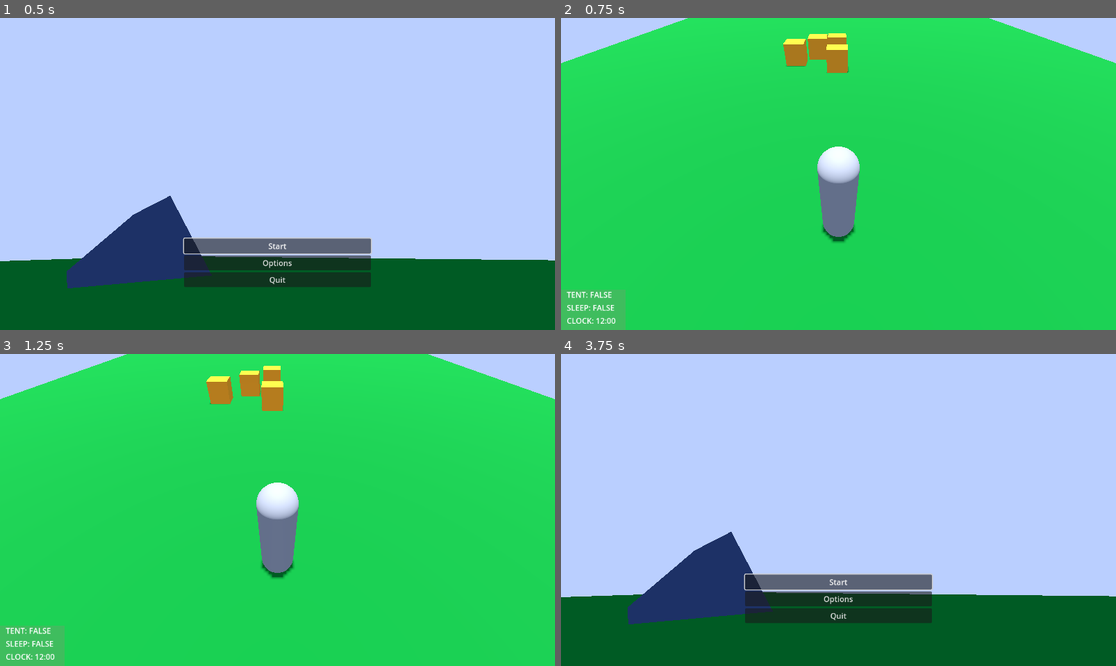
Above: before the commit, frames 1-4 (two rows, left to right).
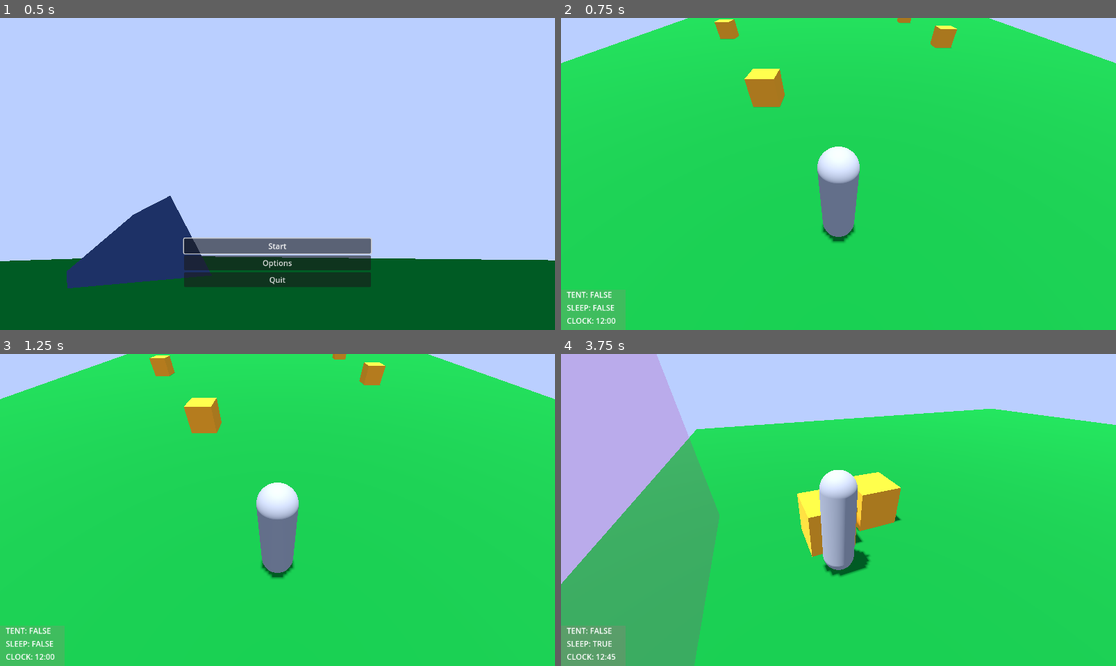
Above: after the commit, the same moments.

Repository: Wake1st/CritterCamper
Game: Godot game, scene res://game_manager.tscn
The game is run twice, just before and just after one commit, with the same random seed, the same clock (stepped at 60 frames per second) and the same inputs.
Inputs (mouse positions are in pixels of both pictures, inside the frame that each line leads up to):
- Up to frame 1 (0.5 s): no input
- Up to frame 2 (0.75 s): click "Start" at 0.5 s
- Up to frame 3 (1.25 s): no input
- Up to frame 4 (3.75 s): move the mouse to (960, 494) at 1.27 s; hold D (right) 1.28-2 s; tap E (action) at 1.35 s; click "Start" at 2 s; move the mouse to (727, 525) at 2.77 s; hold S (backward) 2.78-3.53 s; tap Z (sleep) at 2.85 s; move the mouse to (894, 441) at 3.52 s; hold D (right) from 3.53 s (still down); tap Q (undo_action) at 3.6 s

Frame 1 is identical in both runs. In frame 2, 2.4% of the frame differs, in the area x 27-72%, y 0-29%; in frame 3, 2.4%; in frame 4, 83%, in the area x 0-100%, y 0-100%.

Commit message:
fix/11pm-clock-nan

Diff:
--- a/clock.gd
+++ b/clock.gd
@@ -30,9 +30,11 @@
 		tickGap = 0.0
 
 		var timeLeft = (ceili(time_left)/secPerDay)*hourPerDay
+		print(timeLeft)
+		var hoursLeft = int(timeLeft)
+		hoursLeft = 12 if hoursLeft == 0 else hoursLeft
+		var currentHour = int(hourPerDay - 1 - hoursLeft) % int(hourPerDay/2)
 
-		var hoursLeft = int(timeLeft)
-		var currentHour = int(hourPerDay - 1 - hoursLeft) % int(hourPerDay/2)
 		var nearest12Hour = 12 if currentHour == 0 else currentHour
 
 		var roundedMin = secPerHour - int(fmod(timeLeft, hoursLeft) * secPerHour)
--- a/levels/01_verdant_slopes.tscn
+++ b/levels/01_verdant_slopes.tscn
@@ -38,15 +38,19 @@
 script = ExtResource("8_x7f7x")
 
 [node name="critter" parent="." instance=ExtResource("9_5cl00")]
+transform = Transform3D(1, 0, 0, 0, 1, 0, 0, 0, 1, -7.89643, 0, -5.58595)
 motion_mode = 1
 
 [node name="critter2" parent="." instance=ExtResource("9_5cl00")]
+transform = Transform3D(1, 0, 0, 0, 1, 0, 0, 0, 1, -2.61382, 0, 4.72806)
 motion_mode = 1
 
 [node name="critter3" parent="." instance=ExtResource("9_5cl00")]
+transform = Transform3D(1, 0, 0, 0, 1, 0, 0, 0, 1, 6.91932, 0, -3.34896)
 motion_mode = 1
 
 [node name="critter4" parent="." instance=ExtResource("9_5cl00")]
+transform = Transform3D(1, 0, 0, 0, 1, 0, 0, 0, 1, 6.19206, 0, -11.3132)
 motion_mode = 1
 
 [connection signal="placed_item" from="Player/BuildPoint" to="BuildManager" method="_on_build_point_placed_item"]
